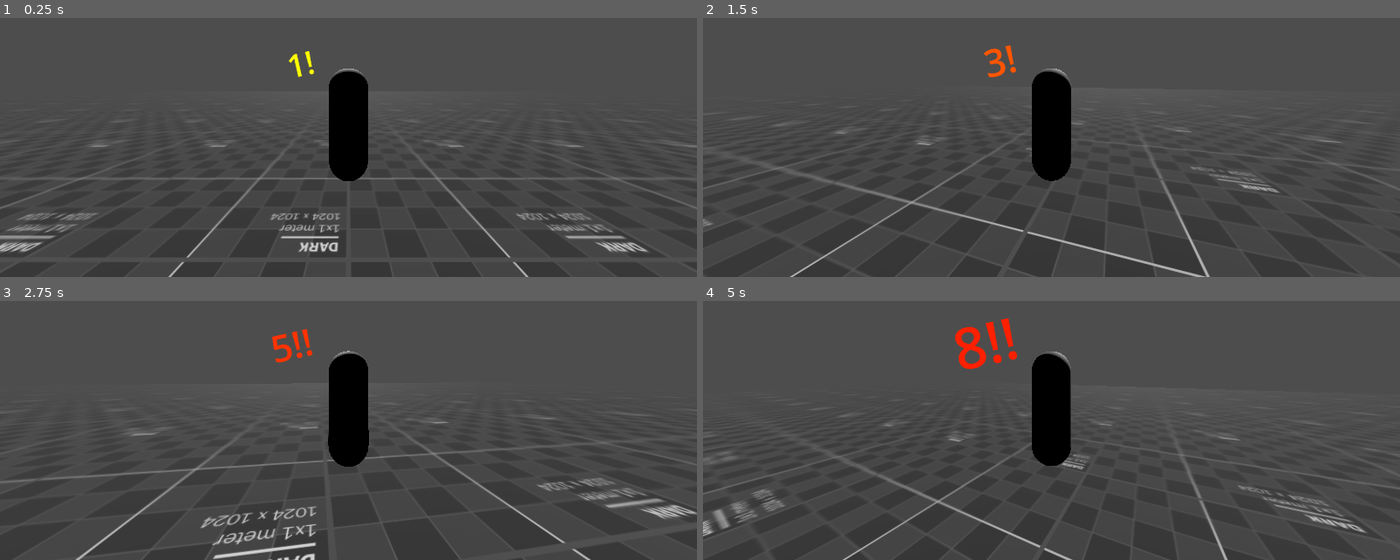
Above: before the commit, frames 1-4 (two rows, left to right).
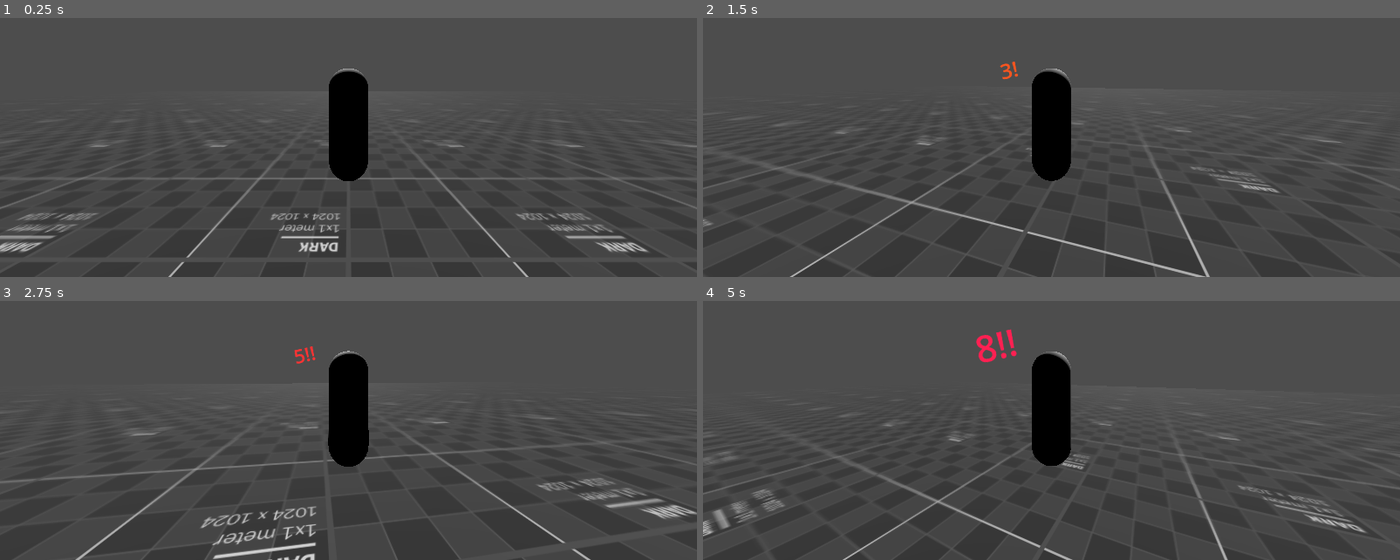
Above: after the commit, the same moments.

Repository: dairycultist/CityZoomer
Game: Godot game, scene res://level.tscn
Two runs of this game, one before a commit and one after it. Both use one fixed random seed, a clock stepped at 60 frames per second and the inputs below.
Inputs (mouse positions are in pixels of both pictures, inside the frame that each line leads up to):
- Up to frame 1 (0.25 s): no input
- Up to frame 2 (1.5 s): move the mouse to (1086, 80) at 0.52 s; hold W (walk_up) from 0.53 s (still down); move the mouse to (1016, 82) at 1.27 s
- Up to frame 3 (2.75 s): keep holding W (walk_up); move the mouse to (362, 357) at 2.02 s
- Up to frame 4 (5 s): keep holding W (walk_up); move the mouse to (1044, 370) at 2.77 s; move the mouse to (1100, 368) at 3.52 s; move the mouse to (995, 360) at 4.27 s

The runs differ from the first frame. In frame 1, 0.1% of the frame differs, in the area x 41-46%, y 12-23%; in frame 2, 0.3%; in frame 3, 0.4%; in frame 4, 0.9%, in the area x 36-46%, y 6-27%.

Commit message:
Combo end/fail visuals

Diff:
--- a/player/player.gd
+++ b/player/player.gd
@@ -16,6 +16,8 @@
 @export_range(0.0, 0.1, 0.001, "or_greater") var forward_coherence: float = 0.05
 
 var combo_amt: int = 0
+
+var combo_label_t: float = 0.0
 
 func _ready() -> void:
 
@@ -43,14 +45,34 @@
 		$HopSound.pitch_scale = randf_range(0.9, 1.1)
 		$HopSound.play()
 
-		$ComboSound.pitch_scale = pow(2, combo_amt / 12.0)
-		$ComboSound.play()
-		combo_amt += 1
-		$ComboLabel.text = str(combo_amt) + ("!" if combo_amt < 5 else "!!")
-		$ComboLabel.label_settings.font_size = 0
-		$ComboLabel.label_settings.font_color = Color(1., 1. / combo_amt, 0.)
+		if combo_amt < 9:
 
-	$ComboLabel.label_settings.font_size = lerp($ComboLabel.label_settings.font_size, 48 + combo_amt * 6, 20.0 * delta)
+			combo_amt += 1
+
+			if combo_amt > 1:
+				$ComboSound.pitch_scale = pow(2, (combo_amt - 1) / 12.0)
+				$ComboSound.play()
+
+				combo_label_t = 0.0
+				$ComboLabel.text = str(combo_amt) + ("!" if combo_amt < 5 else "!!")
+				$ComboLabel.label_settings.font_color = Color(1., 1. / combo_amt, 0.04 * combo_amt)
+
+		else:
+
+			combo_label_t = 0.0
+			combo_amt = 0
+
+			if randi() % 2 == 0:
+				$ComboLabel.label_settings.font_color = Color.GREEN
+				$ComboEndSound.play()
+				$ComboLabel.text = "CRAZY!!"
+			else:
+				$ComboLabel.label_settings.font_color = Color.RED
+				$ComboFailSound.play()
+				$ComboLabel.text = "$%&@"
+
+	$ComboLabel.label_settings.font_size = lerp(lerp(1, 48 + combo_amt * 6, pow(combo_label_t, 0.3)), 0.0, min(1.0, combo_label_t * combo_label_t))
+	combo_label_t += delta
 
 	move_and_slide()
 
--- a/player/player.tscn
+++ b/player/player.tscn
@@ -1,8 +1,10 @@
-[gd_scene load_steps=7 format=3 uid="uid://ng6xdry7dssv"]
+[gd_scene load_steps=9 format=3 uid="uid://ng6xdry7dssv"]
 
 [ext_resource type="Script" uid="uid://db4nmoieo5cus" path="res://player/player.gd" id="1_4flbx"]
 [ext_resource type="AudioStream" uid="uid://v3dpiw87ok7o" path="res://player/hop.wav" id="3_g1dw6"]
 [ext_resource type="AudioStream" uid="uid://bcyfv4qy5kx3a" path="res://player/combo.mp3" id="3_yw30f"]
+[ext_resource type="AudioStream" uid="uid://cl327dcbscyhd" path="res://player/combo_end.mp3" id="4_qjkh3"]
+[ext_resource type="AudioStream" uid="uid://crhx4v8pgrch4" path="res://player/combo_fail.wav" id="5_g6k8r"]
 
 [sub_resource type="CapsuleShape3D" id="CapsuleShape3D_mlf6e"]
 radius = 0.3
@@ -40,6 +42,12 @@
 [node name="ComboSound" type="AudioStreamPlayer" parent="."]
 stream = ExtResource("3_yw30f")
 
+[node name="ComboEndSound" type="AudioStreamPlayer" parent="."]
+stream = ExtResource("4_qjkh3")
+
+[node name="ComboFailSound" type="AudioStreamPlayer" parent="."]
+stream = ExtResource("5_g6k8r")
+
 [node name="ComboLabel" type="Label" parent="."]
 anchors_preset = 8
 anchor_left = 0.5
Not shown, changed: README.md
